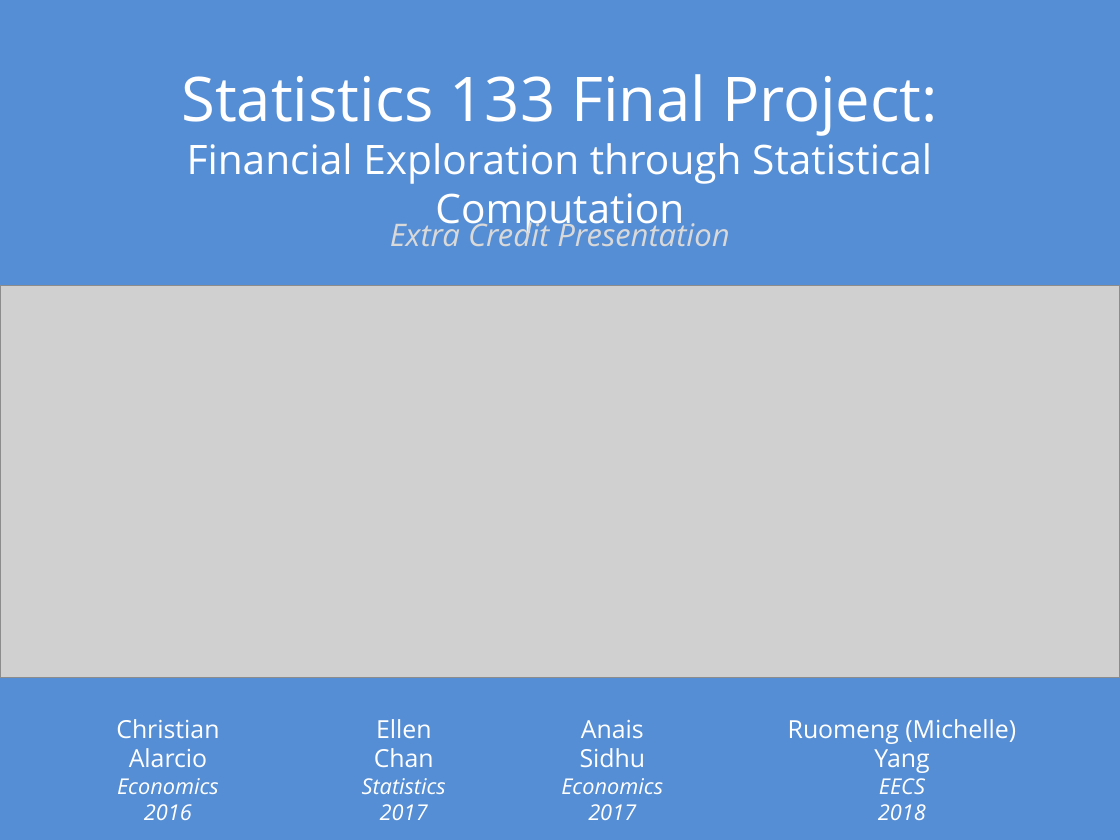
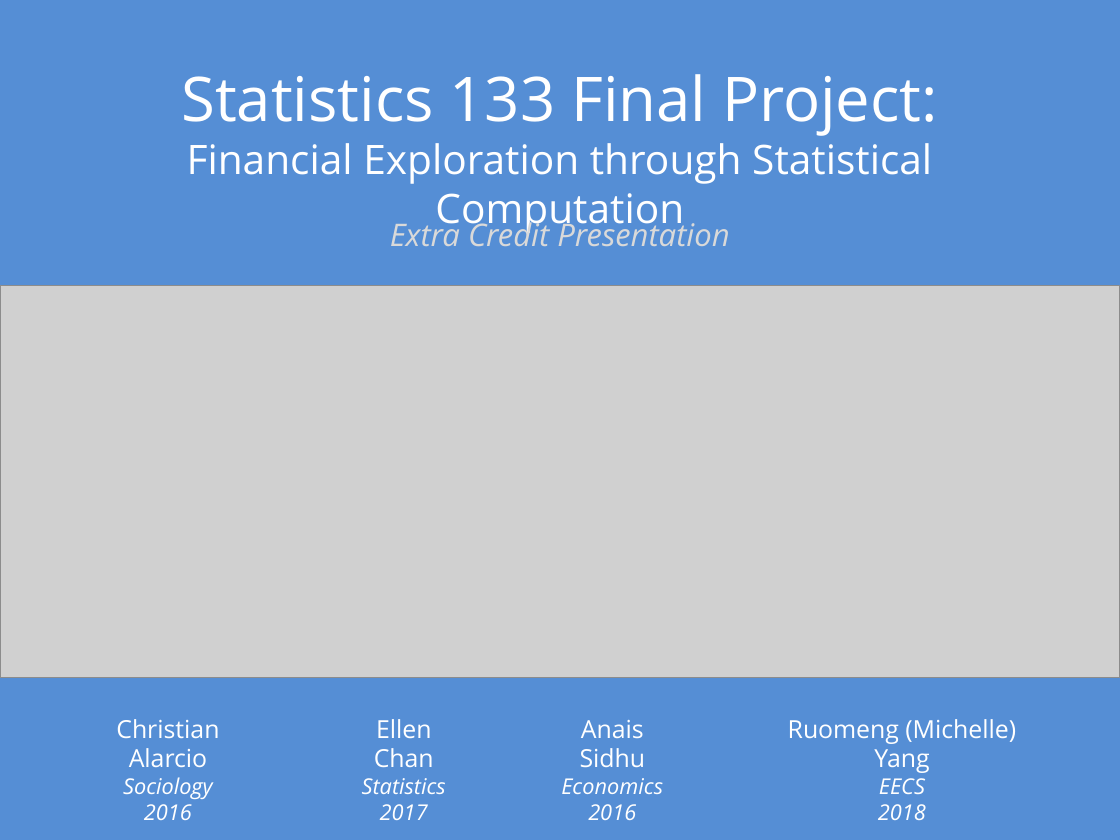
Before and after one commit to elleismatic/stat133-final, a slide deck: slide 1 of report/extra_credit_presentation.pptx. Drawn at 1120x840 pixels with LibreOffice and Linux fonts; fonts in the diff are those of the drawing; grey boxes stand for pictures. Boxes give left, top, right and bottom in pixels: in the first picture for what was removed or moved away, otherwise in the second. Text is boxed around its words. In the diff, an @@ line names an element or a change of style, - is before the commit and + after.

```diff
--- a/report/extra_credit_presentation.pptx
+++ b/report/extra_credit_presentation.pptx
@@ text at [123,777,212,799]: text changed @@
-Economics
+Sociology
@@ text at [588,804,636,820]: text changed @@
-2017
+2016
```
Also in this commit, not shown: 2 other slides changed, 1 other file.
